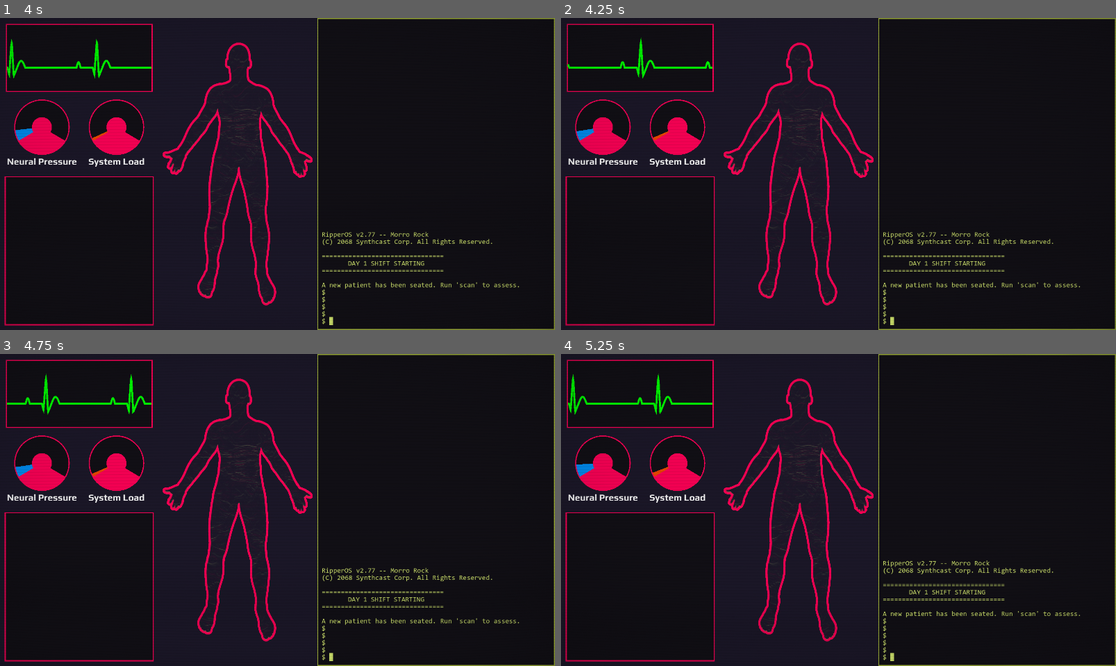
Above: before the commit, frames 1-4 (two rows, left to right).
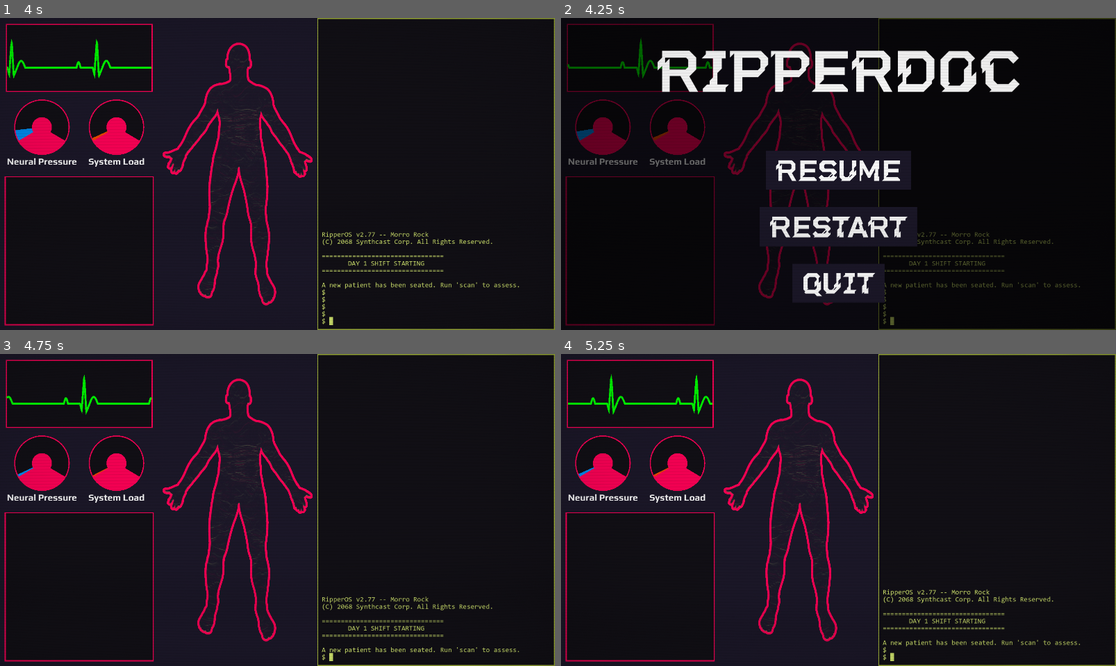
Above: after the commit, the same moments.

Repository: aaronrjackson/ripperdoc
Game: Godot game, scene res://main.tscn
Two runs of this game, one before a commit and one after it. Both use one fixed random seed, a clock stepped at 60 frames per second and the inputs below.
Inputs (mouse positions are in pixels of both pictures, inside the frame that each line leads up to):
- Up to frame 1 (4 s): tap Enter at 0.5, 0.6, 3.6 s; hold Right 0.53-1.28 s; hold Down 1.28-2.03 s; tap Keypad Enter at 1.35 s; hold Right 2.03-2.78 s; tap C at 2.1 s; hold Up 2.78-3.53 s; tap Backspace at 2.85 s; hold Left from 3.53 s (still down)
- Up to frame 2 (4.25 s): keep holding Left; tap Escape (ui_cancel) at 4.15 s
- Up to frame 3 (4.75 s): release Left at 4.25 s; click (277, 566) at 4.25 s, where only the run after the commit has a clickable "Restart"
- Up to frame 4 (5.25 s): hold Left from 5.03 s (still down); tap Keypad Enter at 5.1 s

Frame 1 is identical in both runs. In frame 2, 13% of the frame differs, in the area x 0-100%, y 0-100%; in frame 3, 2.1%; in frame 4, 2.2%.
Error before the commit: Invalid access to property or key 'visible' on a base object of type 'null instance'. (res://main.gd:18)

Commit message:
theme stuff

Diff:
--- a/main.tscn
+++ b/main.tscn
@@ -6,7 +6,9 @@
 [ext_resource type="PackedScene" uid="uid://cv0a34so8ikvi" path="res://terminal.tscn" id="3_7mycd"]
 [ext_resource type="PackedScene" uid="uid://ddf5csa45vp5l" path="res://vitals/vitals.tscn" id="4_272bh"]
 [ext_resource type="AudioStream" uid="uid://dj818km5mhv3n" path="res://resources/audio/ambience.wav" id="6_7mycd"]
-[ext_resource type="Shader" uid="uid://depowwq0h55g5" path="res://minigames/crt.gdshader" id="7_272bh"]
+[ext_resource type="Shader" path="res://minigames/crt.gdshader" id="7_272bh"]
+[ext_resource type="PackedScene" uid="uid://rau5grp6n4ed" path="res://game_over_screen.tscn" id="7_kek77"]
+[ext_resource type="PackedScene" uid="uid://y0h3fnecye60" path="res://pause_menu.tscn" id="8_4c57u"]
 
 [sub_resource type="ShaderMaterial" id="ShaderMaterial_5vw27"]
 shader = ExtResource("7_272bh")
@@ -67,6 +69,12 @@
 stream = ExtResource("6_7mycd")
 volume_db = -24.0
 
+[node name="PauseMenu" parent="." unique_id=531931981 instance=ExtResource("8_4c57u")]
+layout_mode = 1
+
+[node name="GameOverScreen" parent="." unique_id=1151024541 instance=ExtResource("7_kek77")]
+layout_mode = 1
+
 [node name="CRTOverlay" type="ColorRect" parent="." unique_id=444738159]
 material = SubResource("ShaderMaterial_5vw27")
 layout_mode = 1
--- a/main_menu.tscn
+++ b/main_menu.tscn
@@ -1,7 +1,8 @@
-[gd_scene format=3 uid="uid://cdunjet3nu5ps"]
+[gd_scene format=3 uid="uid://pli1pvfm2ql0"]
 
 [ext_resource type="FontFile" uid="uid://b8aj53ugeql0f" path="res://resources/fonts/CYBERPUNK.otf" id="1_06t4h"]
 [ext_resource type="Script" uid="uid://bstc8rb87args" path="res://main_menu.gd" id="1_7vrkn"]
+[ext_resource type="Shader" path="res://minigames/crt.gdshader" id="3_fu7sn"]
 
 [sub_resource type="StyleBoxFlat" id="StyleBoxFlat_7vrkn"]
 bg_color = Color(0.19215687, 0.16470589, 0.2784314, 1)
@@ -37,6 +38,18 @@
 expand_margin_top = 32.0
 expand_margin_right = 32.0
 expand_margin_bottom = 8.0
+
+[sub_resource type="ShaderMaterial" id="ShaderMaterial_jix8l"]
+shader = ExtResource("3_fu7sn")
+shader_parameter/scanline_intensity = 0.10000000475
+shader_parameter/scanline_count = 120.000005225
+shader_parameter/vignette_intensity = 0.12400000589
+shader_parameter/flicker_intensity = 0.018000000855
+shader_parameter/noise_intensity = 0.0750000035625
+shader_parameter/bar_intensity = 0.0530000025175
+shader_parameter/bar_speed = 0.1590000075525
+shader_parameter/bar_thickness = 0.1310000062225
+shader_parameter/fisheye_strength = 0.3150000149625
 
 [node name="MainMenu" type="Control" unique_id=523424297]
 layout_mode = 3
@@ -107,3 +120,19 @@
 theme_override_styles/pressed = SubResource("StyleBoxFlat_glbon")
 theme_override_styles/hover = SubResource("StyleBoxFlat_fu7sn")
 text = "Quit Game"
+
+[node name="CRTOverlay" type="ColorRect" parent="." unique_id=1918547572]
+material = SubResource("ShaderMaterial_jix8l")
+layout_mode = 1
+anchors_preset = 15
+anchor_right = 1.0
+anchor_bottom = 1.0
+offset_left = -201.0
+offset_top = -114.0
+offset_right = -201.0
+offset_bottom = -114.0
+grow_horizontal = 2
+grow_vertical = 2
+scale = Vector2(1.2, 1.2)
+mouse_filter = 2
+color = Color(0, 0, 0, 0)
--- a/pause_menu.tscn
+++ b/pause_menu.tscn
@@ -80,7 +80,7 @@
 anchors_preset = 15
 anchor_right = 1.0
 anchor_bottom = 1.0
-offset_top = 397.0
+offset_top = 492.0
 grow_horizontal = 2
 grow_vertical = 2
 theme_override_constants/separation = 100
